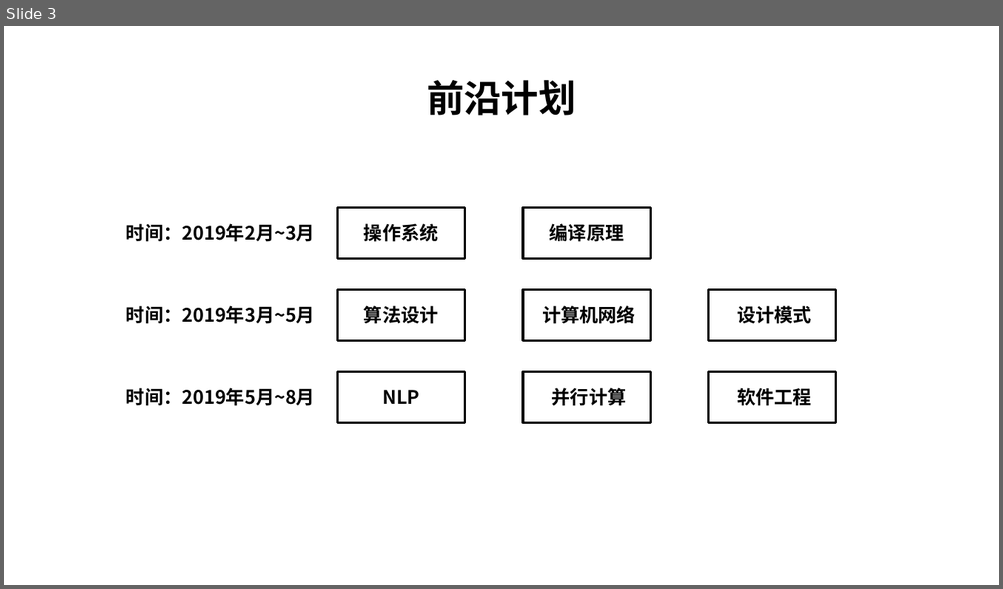
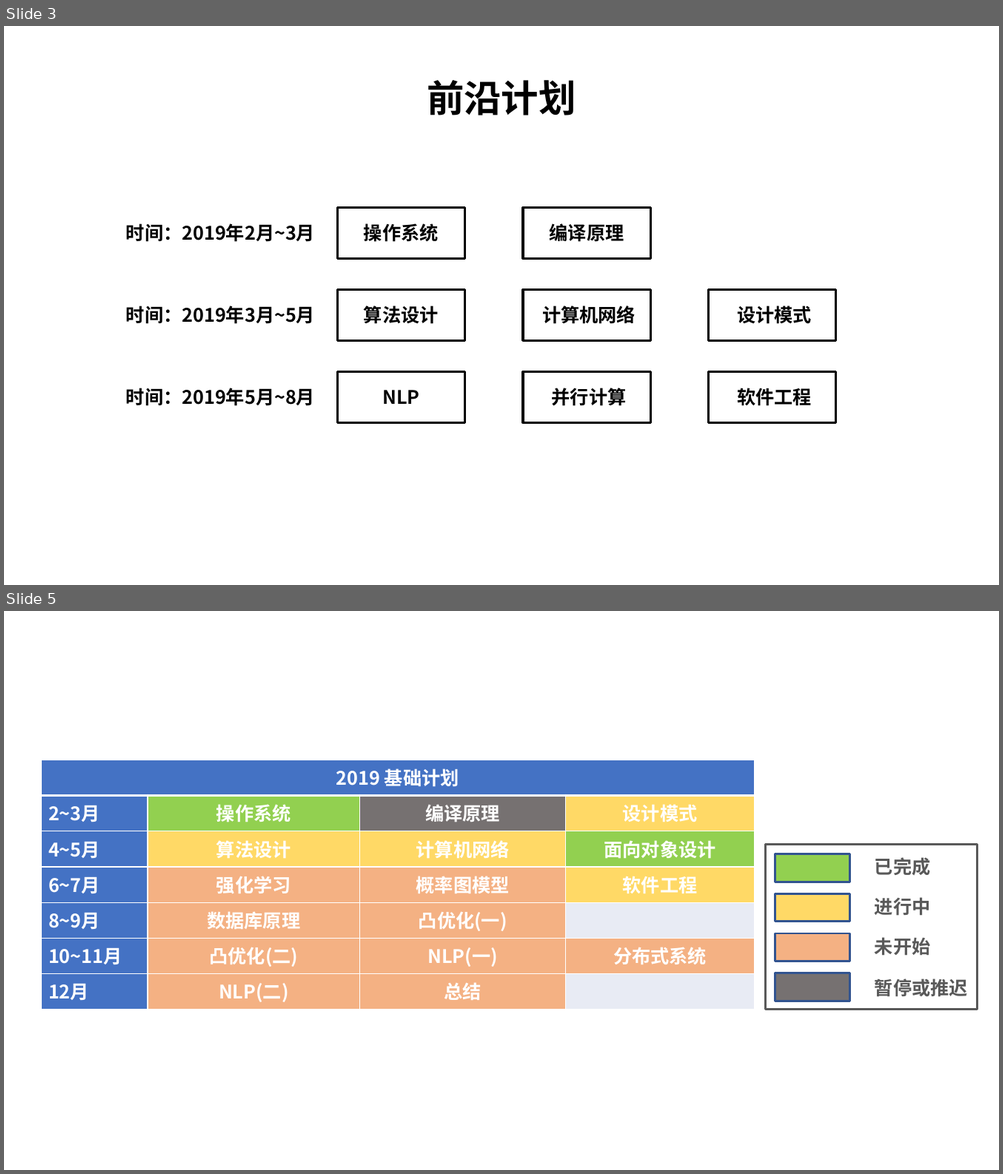
Before and after one commit to JackGittes/NetworkNote, a slide deck: Plan/学习计划.pptx. Shown one above the other, each under a label of ours: slide 3 before the commit, slides 3 and 5 after it; the slides between them are not shown. The pictures are 1003x589 and 1003x1174 pixels, drawn with LibreOffice and Linux fonts; fonts in the diff are those of the drawing. Boxes give left, top, right and bottom in pixels: in the first picture for what was removed or moved away, otherwise in the second. Text is boxed around its words. In the diff, an @@ line names an element or a change of style, - is before the commit and + after.

```diff
--- a/Plan/学习计划.pptx
+++ b/Plan/学习计划.pptx
@@ slide 5 added at (4, 611, 999, 1170), background #FFFFFF @@
@@ table added at (41, 760, 754, 1010), 7 rows, 4 columns @@
+2019 基础计划 |  |  | 
+2~3月 | 操作系统 | 编译原理 | 设计模式
+4~5月 | 算法设计 | 计算机网络 | 面向对象设计
+6~7月 | 强化学习 | 概率图模型 | 软件工程
+8~9月 | 数据库原理 | 凸优化(一) | 
+10~11月 | 凸优化(二) | NLP(一) | 分布式系统
+12月 | NLP(二) | 总结 | 
@@ rectangle added at (765, 845, 977, 1009), outline #595959 2 pt @@
@@ rectangle added at (775, 854, 849, 882), fill #92D050, outline #325491 2 pt @@
@@ text added at (874, 857, 930, 875), 18 pt, text #595959, bold @@
+已完成
@@ rectangle added at (775, 894, 849, 921), fill #FFD966, outline #325491 2 pt @@
@@ text added at (874, 897, 930, 916), 18 pt, text #595959, bold @@
+进行中
@@ rectangle added at (775, 934, 849, 961), fill #F4B183, outline #325491 2 pt @@
@@ text added at (874, 937, 930, 956), 18 pt, text #595959, bold @@
+未开始
@@ rectangle added at (775, 974, 849, 1001), fill #767171, outline #325491 2 pt @@
@@ text added at (874, 979, 967, 997), 18 pt, text #595959, bold @@
+暂停或推迟
```
Also in this commit, not shown: 3 other slides added.
